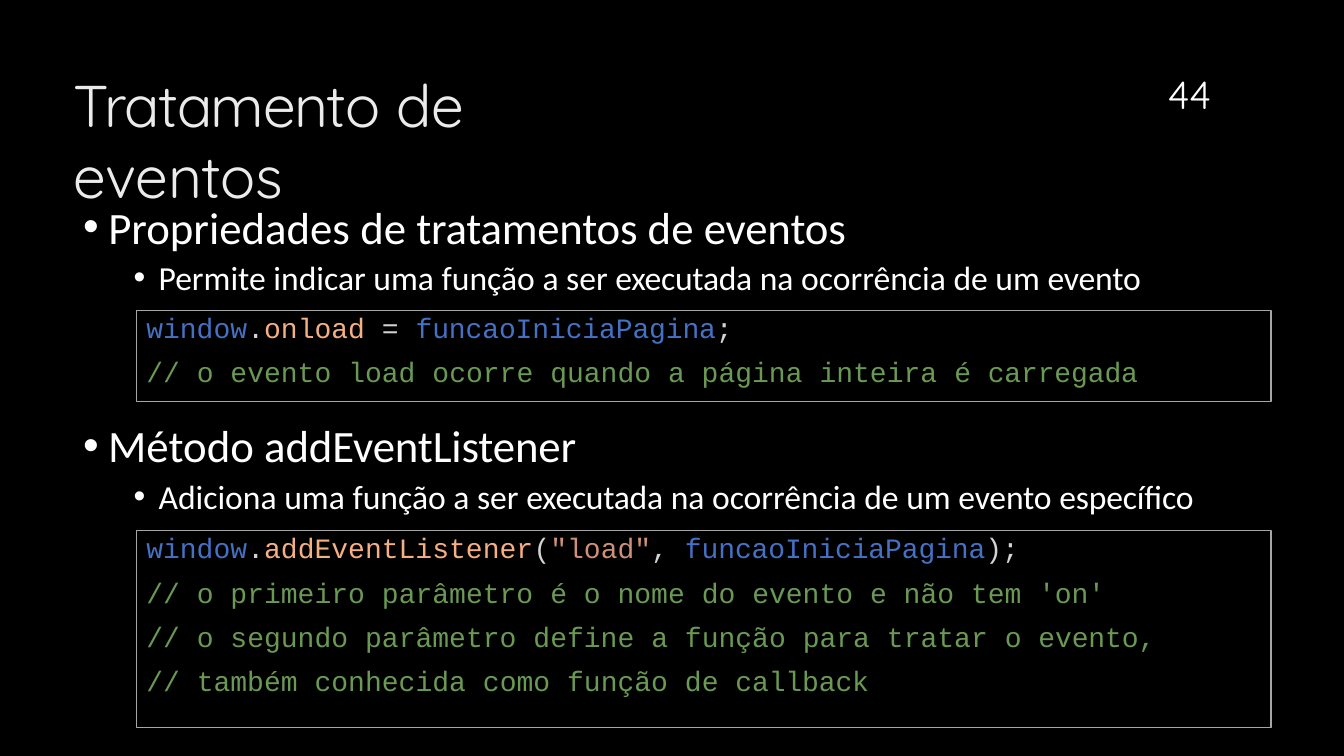
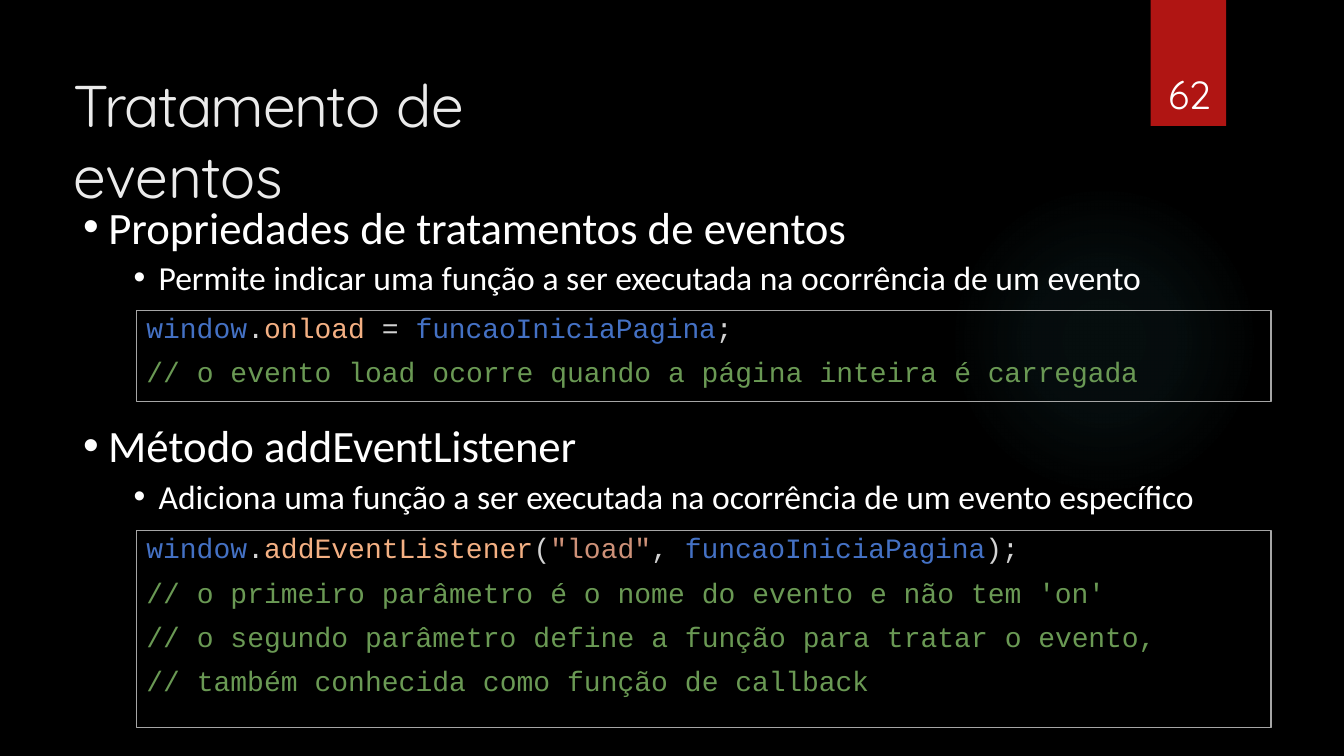
Before and after one commit to mizaelcarlos/Infonet---3-Ano-2025, a slide deck: slide 62 of Programação Client-Side/JavaScript.pptx (slide 44 before the commit). Drawn at 1344x756 pixels with LibreOffice and Linux fonts; fonts in the diff are those of the drawing; background and template pictures are left out. Boxes give left, top, right and bottom in pixels: in the first picture for what was removed or moved away, otherwise in the second. Text is boxed around its words. In the diff, an @@ line names an element or a change of style, - is before the commit and + after.

```diff
--- a/Programação Client-Side/JavaScript.pptx
+++ b/Programação Client-Side/JavaScript.pptx
@@ rectangle added at box(1150, 0, 1226, 126), fill #B01513 @@
@@ page number at box(1168, 80, 1211, 110): text changed @@
-44
+62
```
Also in this commit, not shown: 6 other slides changed, 3 slides added, 2 slides removed, 5 other files.
